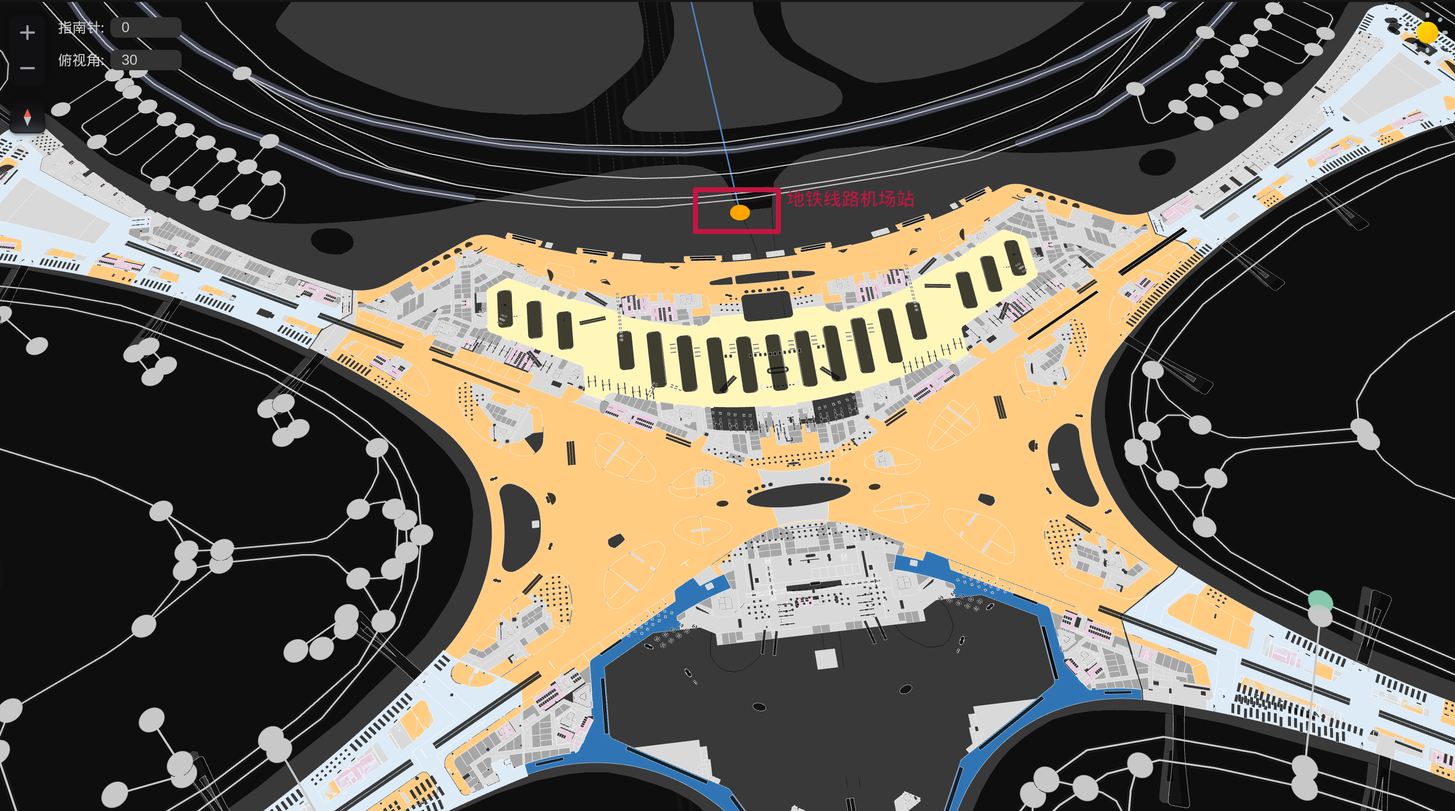
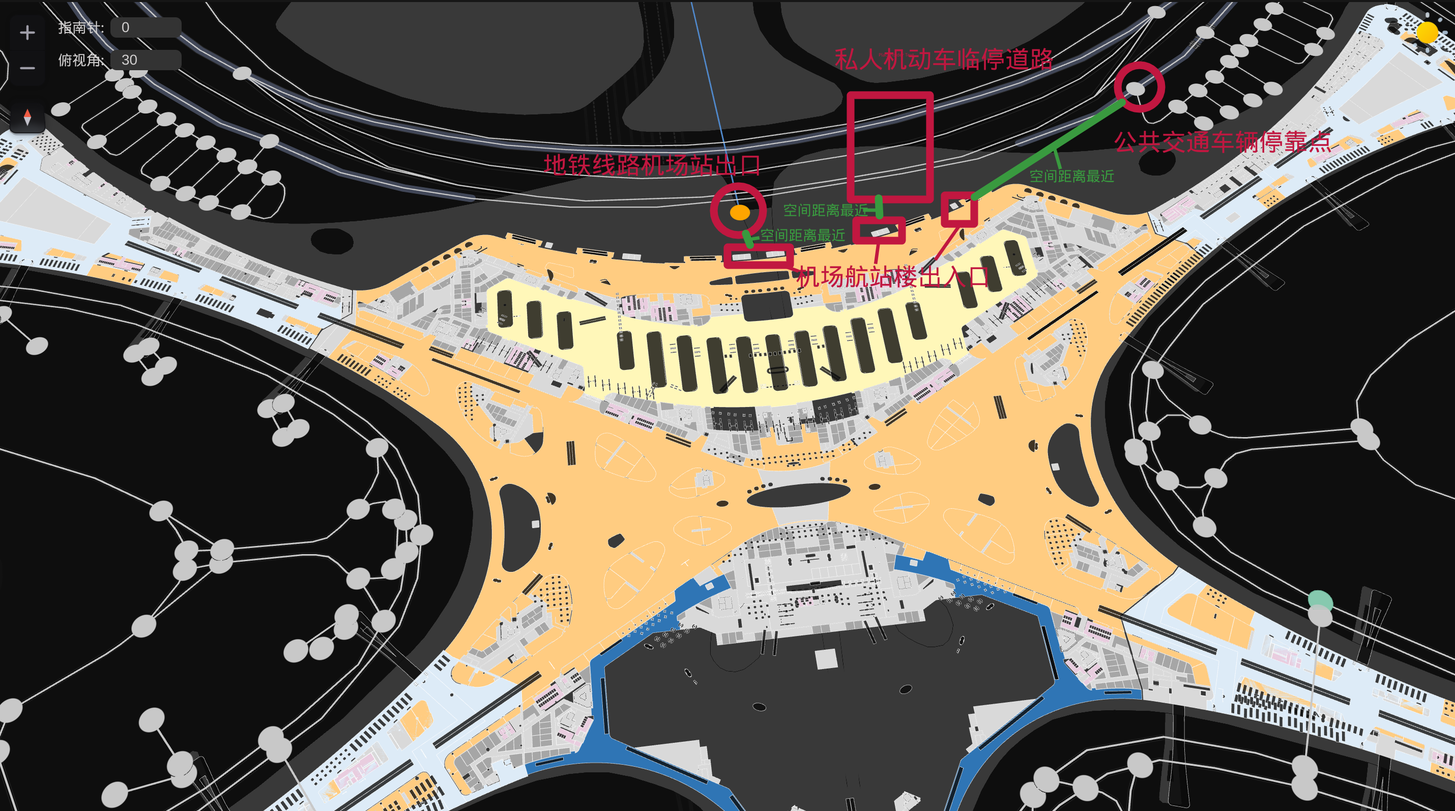
Before/after of a 1455 x 811 layered artwork. What changed in the layer stack:
added layer "Paint Layer 5" above "Vector Layer 4" over [716, 97, 1140, 261]
added layer "Paint Layer 1" above "Background" over [693, 47, 1183, 288]
painted on "Background" over [543, 47, 1332, 288]
